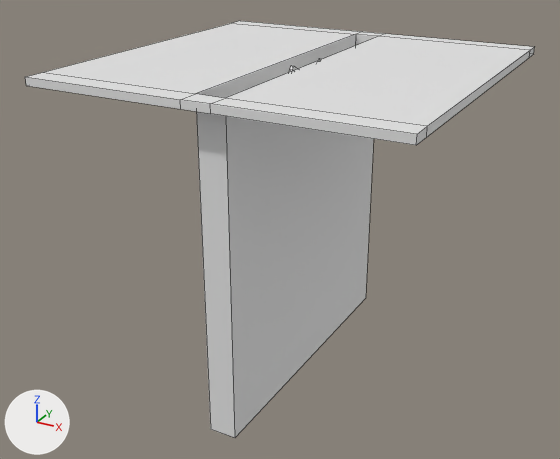
A saved change to the FBX model Assets/Models/Props/SawTrap/SawTrap.fbx.
Rendered twice from a 50 mm lens placed at (0.951, -1.851, 0.441), pointed at (-0.046, -0.038, -0.465). The axes (+X, +Y, +Z) are drawn at lower left. The lights are the same throughout. Mesh edges are drawn as thin lines.

Names of what the first picture shows: 'SawTrapBase'.
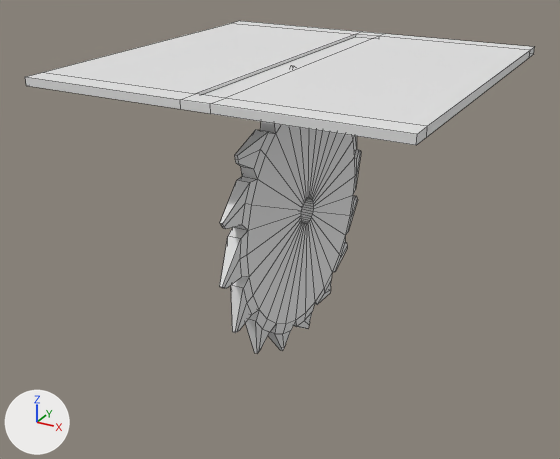
Diff of the bpy script that builds the scene:
```diff
--- a/Assets/Models/Props/SawTrap/SawTrap.fbx.py
+++ b/Assets/Models/Props/SawTrap/SawTrap.fbx.py
@@ me_sawtrap @@
 me_sawtrap.from_pydata(...)  # 32 vertices, 25 faces; spans x -0.5..0.5, y -0.5..0.5, z -0.899..0.021
 # used by ob_sawtrapbase; location = (0.0, 0.0, 0.0)
 # before: 28 (0.039, 0.442, -0.899) at pixel (365, 298), 29 (0.039, -0.442, -0.899) at pixel (234, 438), 30 (-0.039, 0.442, -0.899), 31 (-0.039, -0.442, -0.899) at pixel (210, 429)
+# me_sawtrap part 1
+for i in [*range(28, 32)]: me_sawtrap.vertices[i].co += Vector((0.0, 0.0, 0.913))
 me_sawtrap.materials.append(mat_sawtrapdiffuse)
```

What differs and where, as boxes [x1, y1, x2, y2] in the pictures (560 x 459 px; the box of a moved part takes in the faces that stretch with it):
'SawTrapBase', reshaped (70% shorter): before [25, 21, 534, 438]; after [25, 21, 534, 145]
part 1 of me_sawtrap, moved or reshaped: before [197, 34, 378, 438]; after [197, 34, 378, 98]
'SawTrapBlade', unchanged, uncovered by the edit: before [289, 59, 321, 72]; after [220, 65, 361, 354]
